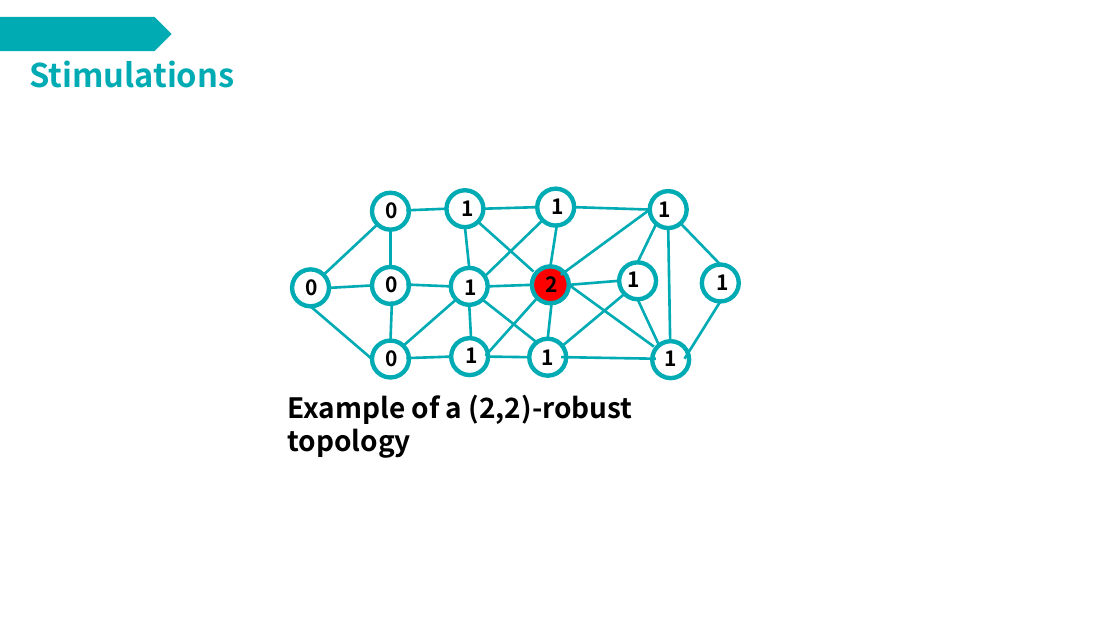
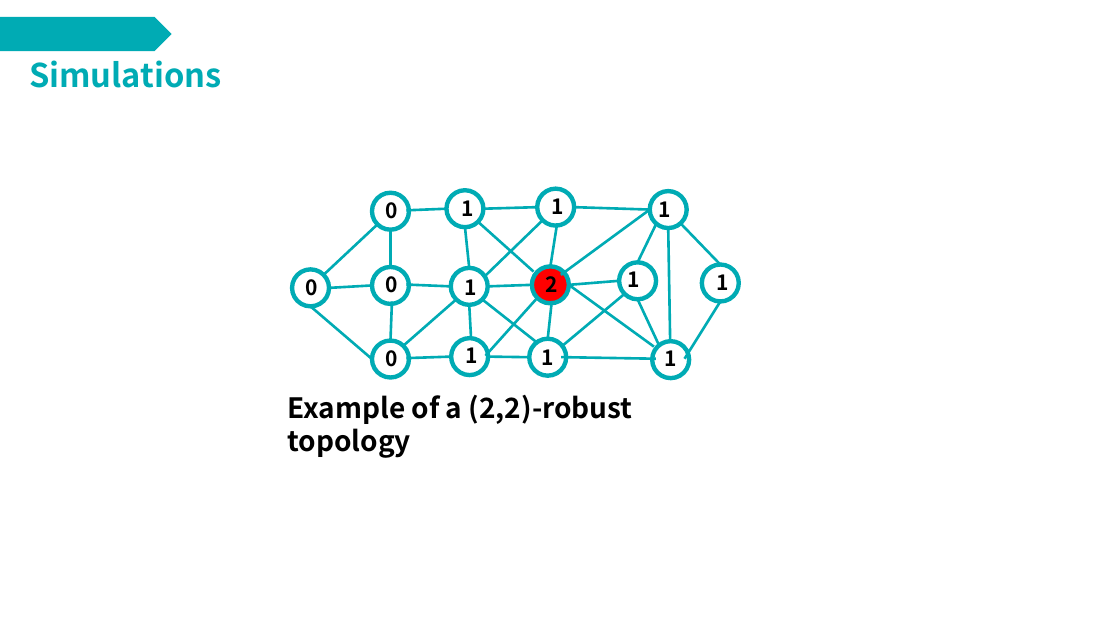
Before and after one commit to bineanfrank/Multi-Agent-System, a slide deck: slide 26 of week_1/paper/Resilient Asymptotic Consensus in Robust Networks.pptx. Drawn at 1120x630 pixels with LibreOffice and Linux fonts; fonts in the diff are those of the drawing. Boxes give left, top, right and bottom in pixels: in the first picture for what was removed or moved away, otherwise in the second. Text is boxed around its words. In the diff, an @@ line names an element or a change of style, - is before the commit and + after.

```diff
--- a/week_1/paper/Resilient Asymptotic Consensus in Robust Networks.pptx
+++ b/week_1/paper/Resilient Asymptotic Consensus in Robust Networks.pptx
@@ text at bbox=[29, 60, 222, 88]: text changed @@
-Stimulations
+Simulations
```
Also in this commit, not shown: 5 other slides changed.
